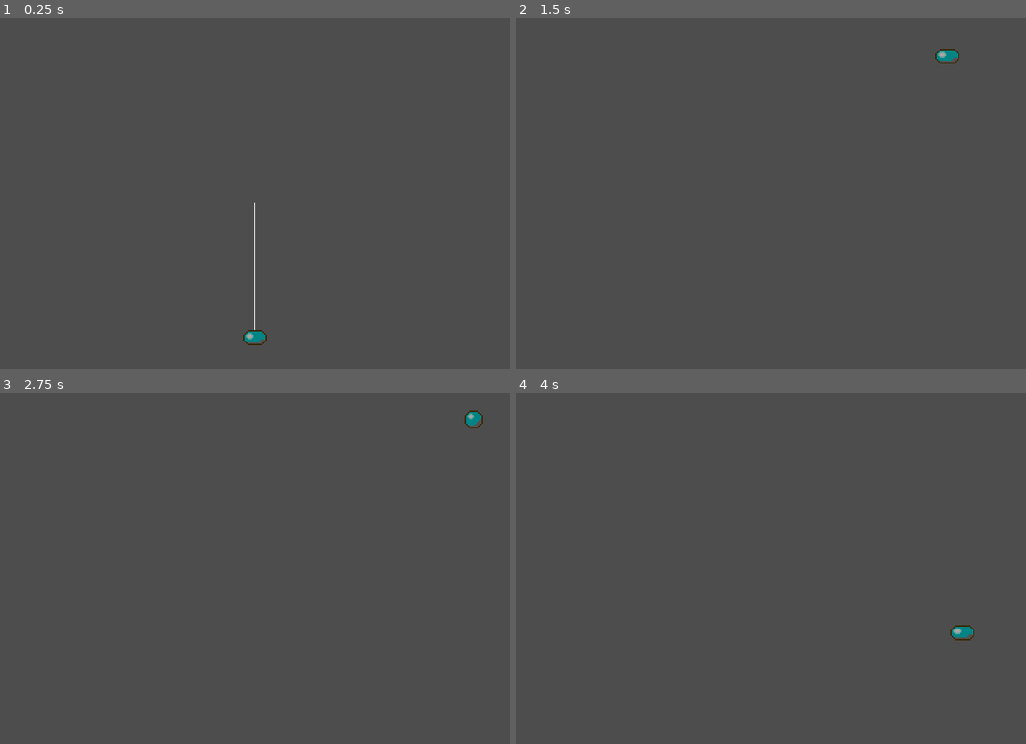
Above: before the commit, frames 1-4 (two rows, left to right).
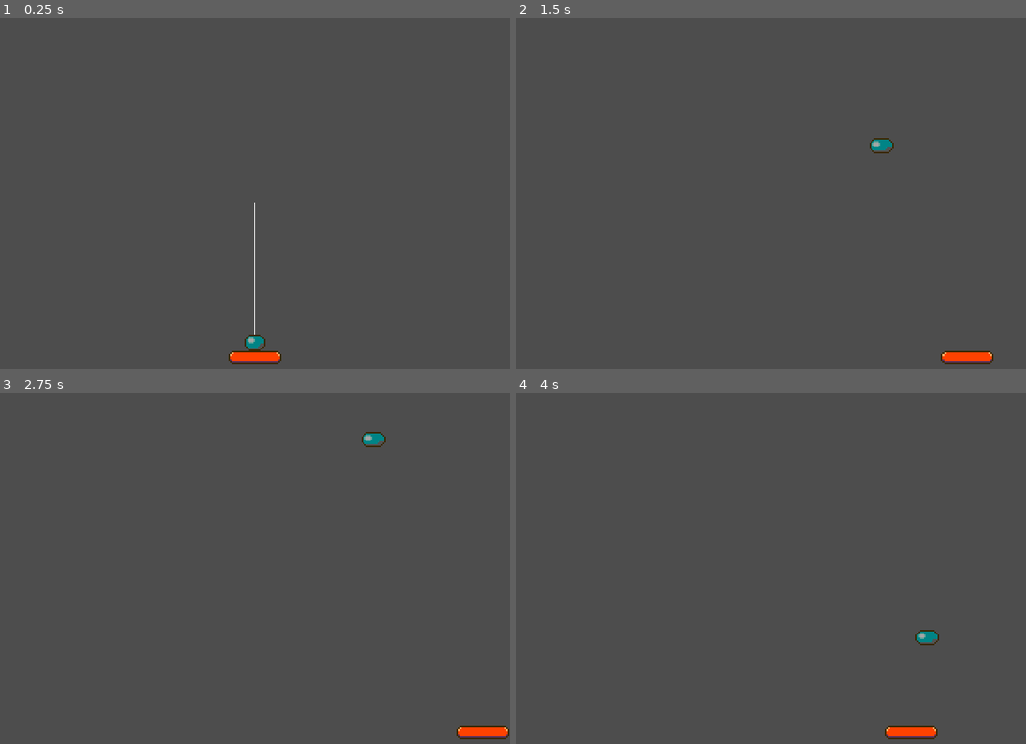
Above: after the commit, the same moments.

Repository: nigoi/breakout_clone
Game: Godot game, scene res://scenes/main.tscn
The game is run twice, just before and just after one commit, with the same random seed, the same clock (stepped at 60 frames per second) and the same inputs.
Inputs (mouse positions are in pixels of both pictures, inside the frame that each line leads up to):
- Up to frame 1 (0.25 s): no input
- Up to frame 2 (1.5 s): move the mouse to (883, 182) at 0.52 s; hold D (right) 0.53-1.28 s; hold Space (space) 0.53-1.28 s; move the mouse to (669, 221) at 1.27 s; hold A (left) from 1.28 s (still down); tap Space (space) at 1.35 s
- Up to frame 3 (2.75 s): move the mouse to (306, 494) at 2.02 s; release A (left) at 2.03 s; hold D (right) from 2.03 s (still down); hold Space (space) from 2.03 s (still down)
- Up to frame 4 (4 s): move the mouse to (745, 652) at 2.77 s; release Space (space) at 2.78 s; tap Space (space) at 2.85 s; move the mouse to (924, 635) at 3.52 s; release D (right) at 3.53 s; hold A (left) from 3.53 s (still down); hold Space (space) from 3.53 s (still down)

The runs differ from the first frame. In frame 1, 0.6% of the frame differs, in the area x 44-56%, y 88-99%; in frame 2, 0.7%; in frame 3, 0.7%; in frame 4, 0.7%, in the area x 72-90%, y 66-99%.

Commit message:
fixed viewport sizing issue

Diff:
--- a/new-game-project/scenes/ball.tscn
+++ b/new-game-project/scenes/ball.tscn
@@ -50,8 +50,6 @@
 scale = Vector2(1.875, 1.875)
 sprite_frames = SubResource("SpriteFrames_g230f")
 animation = &"bouncing"
-frame = 3
-frame_progress = 1.0
 
 [node name="CollisionShape2D" type="CollisionShape2D" parent="."]
 shape = SubResource("CircleShape2D_l24ai")
--- a/new-game-project/scenes/main.tscn
+++ b/new-game-project/scenes/main.tscn
@@ -1,7 +1,8 @@
-[gd_scene load_steps=3 format=3 uid="uid://b2ynet7fqjqto"]
+[gd_scene load_steps=4 format=3 uid="uid://b2ynet7fqjqto"]
 
 [ext_resource type="Script" path="res://scripts/control.gd" id="1_5ds5p"]
 [ext_resource type="PackedScene" uid="uid://dph14qq6fpv6o" path="res://scenes/world_barrier.tscn" id="1_ggcp5"]
+[ext_resource type="PackedScene" uid="uid://25g0mprxwqqc" path="res://scenes/paddle.tscn" id="3_t5wm6"]
 
 [node name="main" type="Node2D"]
 
@@ -30,3 +31,5 @@
 [node name="world_barrier3" parent="walls" instance=ExtResource("1_ggcp5")]
 position = Vector2(1, 571)
 rotation = -1.5708
+
+[node name="paddle" parent="." instance=ExtResource("3_t5wm6")]
--- a/new-game-project/scripts/ball.gd
+++ b/new-game-project/scripts/ball.gd
@@ -1,12 +1,12 @@
 extends RigidBody2D
-var speed = 600
+var speed = 400
 var start_draw = true
 var velocity = Vector2.ZERO
 signal dead_ball
-@onready var viewport_size = get_viewport().size
+@onready var viewport_size = get_viewport().get_visible_rect().size
 
 func _ready() -> void:
-	position = Vector2(viewport_size.x / 2, viewport_size.y * 0.85)
+	position = Vector2(viewport_size.x / 2, viewport_size.y * 0.87)
 
 func _draw() -> void:
 	if start_draw == true:
--- a/new-game-project/scripts/control.gd
+++ b/new-game-project/scripts/control.gd
@@ -2,8 +2,13 @@
 var lives = 4
 var balls = 1
 var score = 0
+@onready var paddle: RigidBody2D = $"../../paddle"
 
 func spawn_ball():
+	#reset paddle
+	paddle.move = false
+	paddle.position = Vector2(get_viewport().get_visible_rect().size.x / 2, get_viewport().get_visible_rect().size.y * 0.9)
+	paddle.velocity = Vector2.ZERO
 	#removes ball and life drom count
 	lives -= 1
 	balls -= 1
--- a/new-game-project/scripts/paddle.gd
+++ b/new-game-project/scripts/paddle.gd
@@ -2,9 +2,10 @@
 var move = false
 var velocity = Vector2.ZERO
 var speed = 400
+@onready var viewport_size = get_viewport().get_visible_rect().size
 
 func _ready() -> void:
-	position = Vector2(get_viewport().size.x / 2, get_viewport().size.y * 0.9)
+	position = Vector2(viewport_size.x / 2, viewport_size.y * 0.9)
 
 func _input(event: InputEvent) -> void:
 	if event.is_action_pressed("space"):
